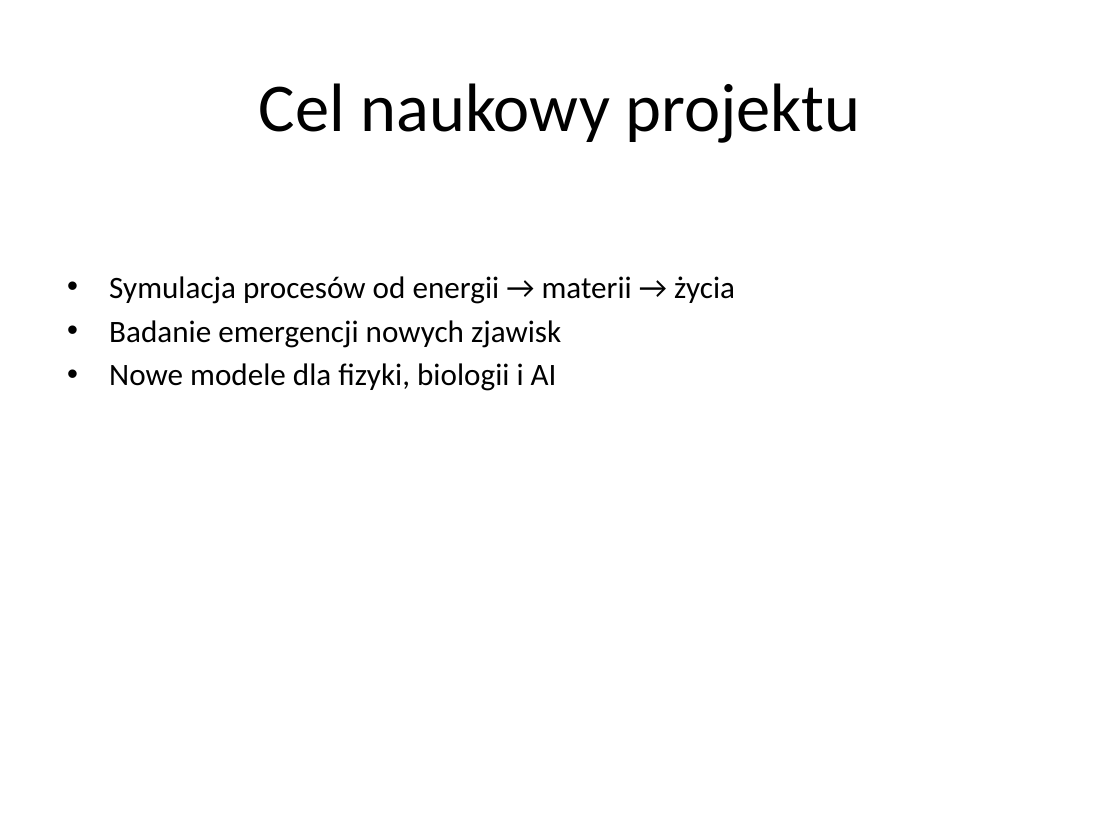
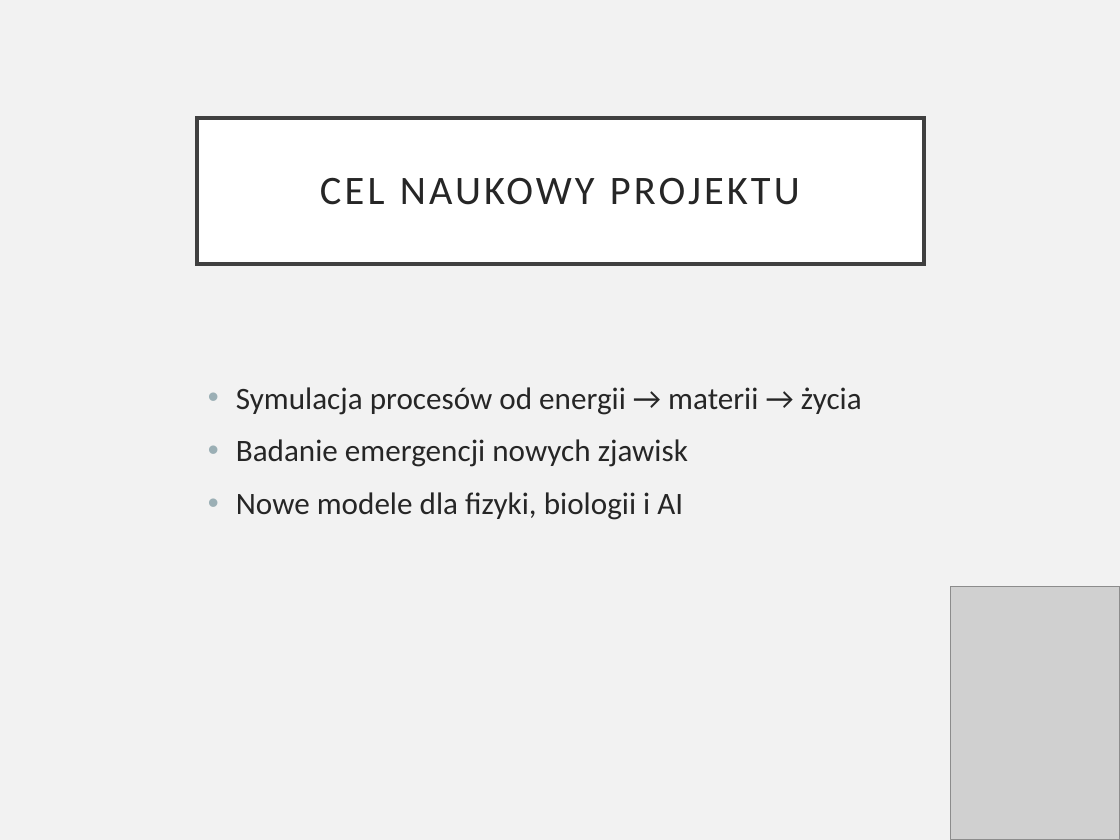
Before and after one commit to ProhunterPL/live2.0, a slide deck: slide 2 of docs/wniosek/pg współpraca live2.0/Live2.0_PG_prezentacja.pptx. Drawn at 1120x840 pixels with LibreOffice and Linux fonts; fonts in the diff are those of the drawing; grey boxes stand for pictures. Boxes give left, top, right and bottom in pixels: in the first picture for what was removed or moved away, otherwise in the second. Text is boxed around its words. In the diff, an @@ line names an element or a change of style, - is before the commit and + after.

```diff
--- a/docs/wniosek/pg współpraca live2.0/Live2.0_PG_prezentacja.pptx
+++ b/docs/wniosek/pg współpraca live2.0/Live2.0_PG_prezentacja.pptx
@@ background #FFFFFF to #F2F2F2 @@
@@ title "CEL NAUKOWY PROJEKTU": place and size @@
-title "CEL NAUKOWY PROJEKTU" at (259, 83, 861, 143)
+title "CEL NAUKOWY PROJEKTU" at (197, 118, 924, 263)
@@ title "CEL NAUKOWY PROJEKTU" at (197, 118, 924, 263): fill none to #FFFFFF; outline none to #404040 2.5 pt @@
@@ title at (320, 177, 800, 205): text changed; size 44 to 26 pt; text colour #000000 to #262626 @@
-Cel naukowy projektu
+CEL NAUKOWY PROJEKTU
@@ text "Symulacja procesów od energii → ...": place and size @@
-text "Symulacja procesów od energii → ..." at (109, 276, 735, 391)
+text "Symulacja procesów od energii → ..." at (236, 387, 862, 520)
@@ text "Symulacja procesów od energii → ..." at (236, 387, 862, 520): text colour #000000 to #262626; indent changed; more space between paragraphs @@
@@ picture added at (951, 587, 1120, 840) @@
```
Also in this commit, not shown: 10 other slides changed.
